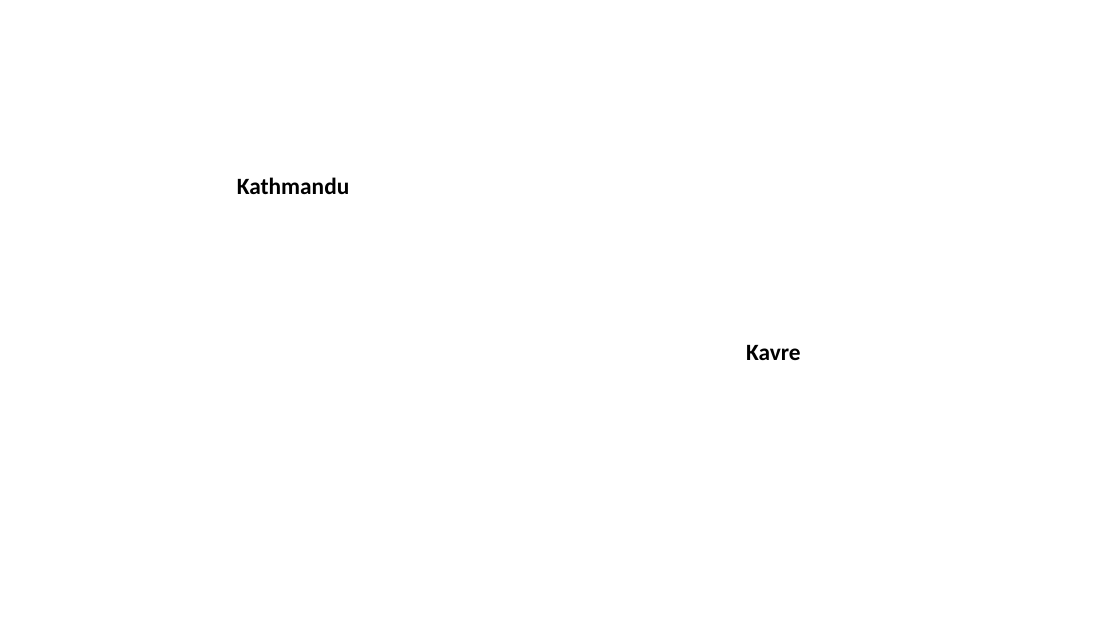
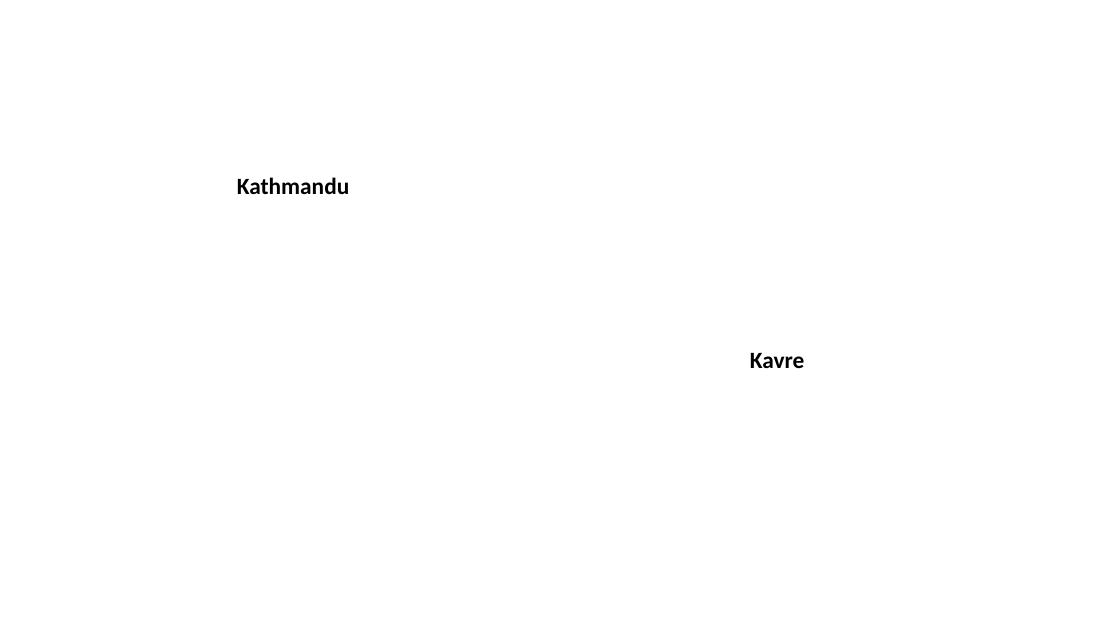
Before and after one commit to chrisleboa/nepal_typhoid, a slide deck: slide 1 of reports/figures/fig1.pptx. Drawn at 1120x630 pixels with LibreOffice and Linux fonts; fonts in the diff are those of the drawing; background and template pictures are left out. Boxes give left, top, right and bottom in pixels: in the first picture for what was removed or moved away, otherwise in the second. Text is boxed around its words. In the diff, an @@ line names an element or a change of style, - is before the commit and + after.

```diff
--- a/reports/figures/fig1.pptx
+++ b/reports/figures/fig1.pptx
@@ text "Kavre": place and size @@
-text "Kavre" at <box>746,345,801,360</box>
+text "Kavre" at <box>750,353,805,368</box>
```
Also in this commit, not shown: 37 other files.
